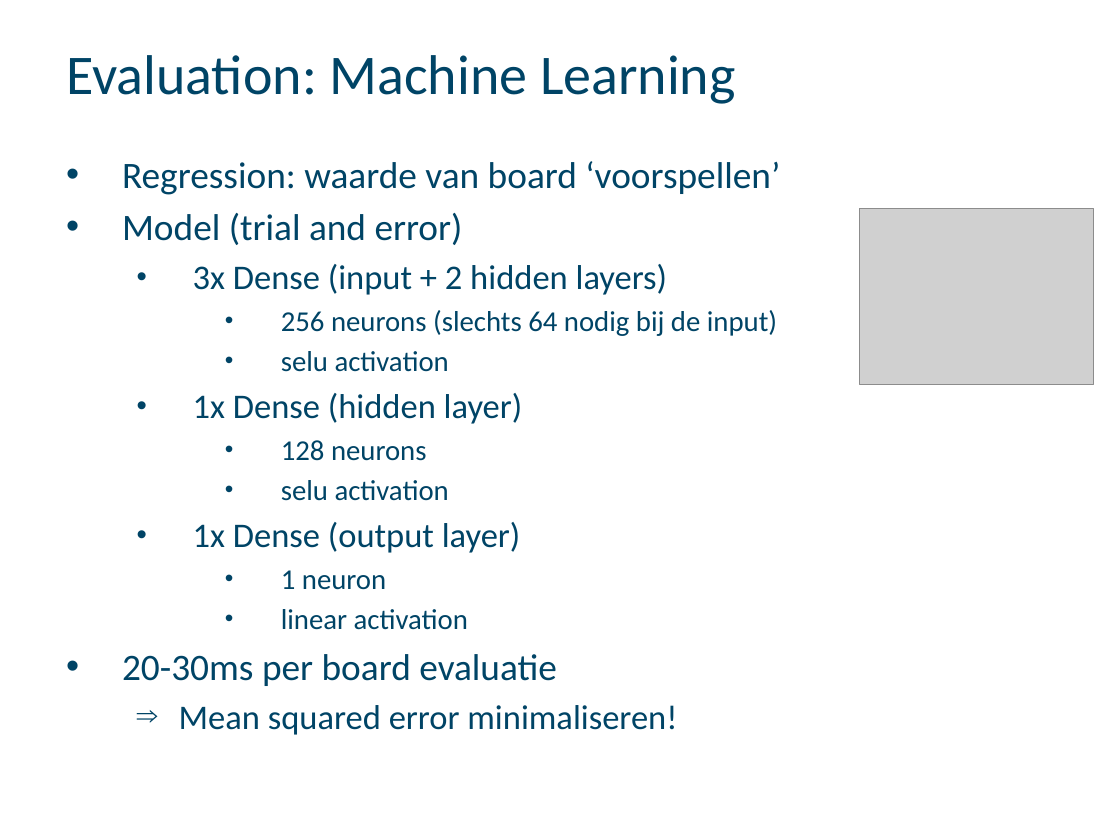
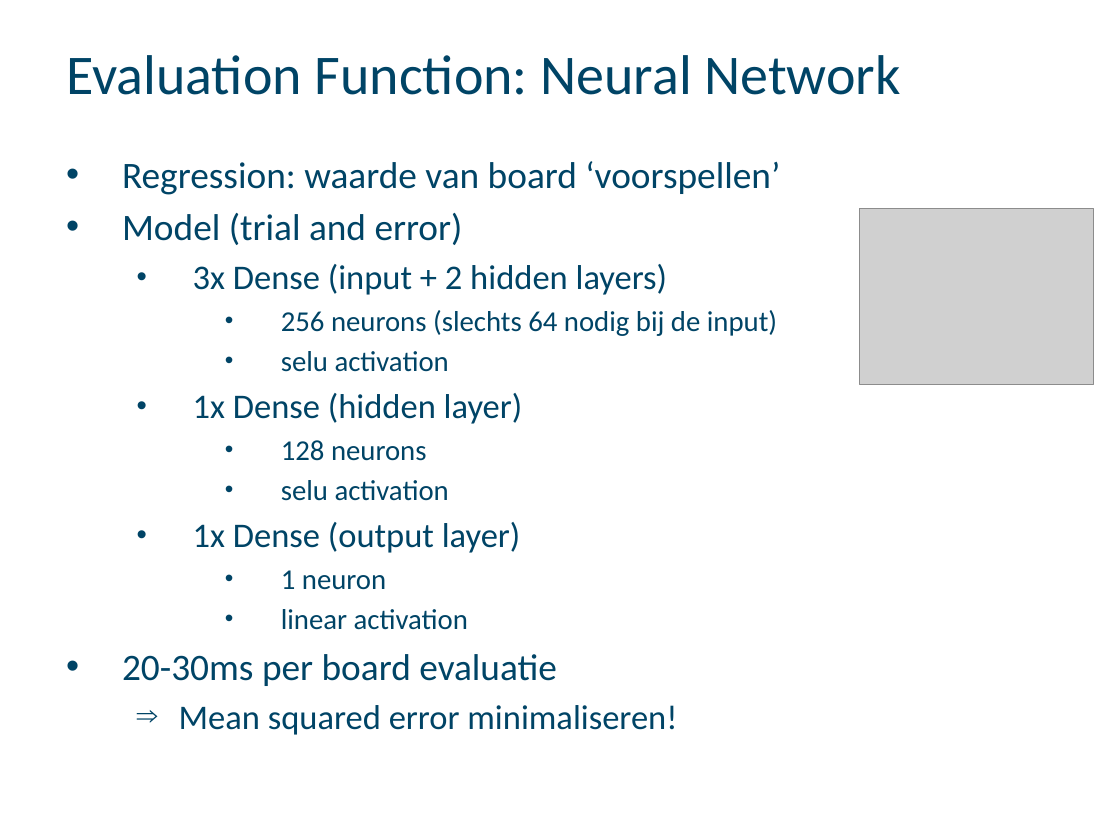
Before and after one commit to Nuytemans-Dieter/Practicum, a slide deck: slide 9 of PresentatieAI.pptx. Drawn at 1120x840 pixels with LibreOffice and Linux fonts; fonts in the diff are those of the drawing; grey boxes stand for pictures; background and template pictures are left out. Boxes give left, top, right and bottom in pixels: in the first picture for what was removed or moved away, otherwise in the second. Text is boxed around its words. In the diff, an @@ line names an element or a change of style, - is before the commit and + after.

```diff
--- a/PresentatieAI.pptx
+++ b/PresentatieAI.pptx
@@ title at box(66, 55, 901, 95): text changed @@
-Evaluation: Machine Learning
+Evaluation Function: Neural Network
```
Also in this commit, not shown: 3 other slides changed.
